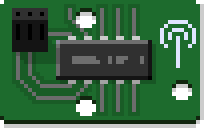
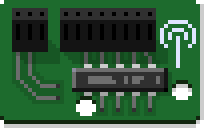
The second 204px x 128px image is a revision of the first. Changes to its layers:
painted on "comp shadow" over 60, 40, 172, 96
painted on "mounted" over 48, 4, 168, 116
